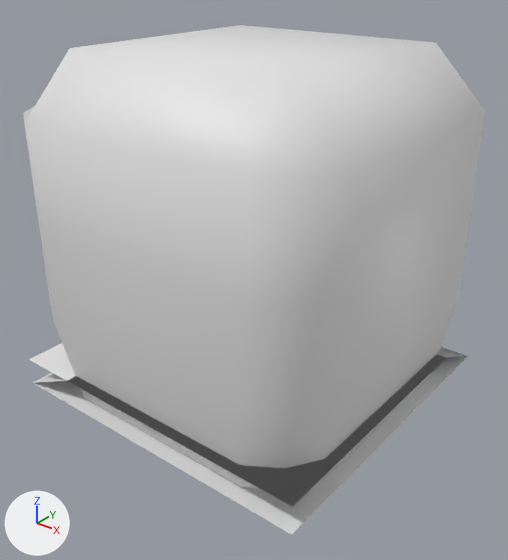
A saved change to the FBX model model/SM_Road.fbx.
Camera for both pictures: a camera (50 mm lens) standing at (1.195, -1.509, 1.251) and looking at (0.037, -0.061, 0.354). Lighting does not change. The marker at lower left points along +X, +Y and +Z.

Objects in the first picture: 'SM_Buisson', 'SM_Road', 'SM_Sidewalk', 'SM_Sidewalk_Corner'.
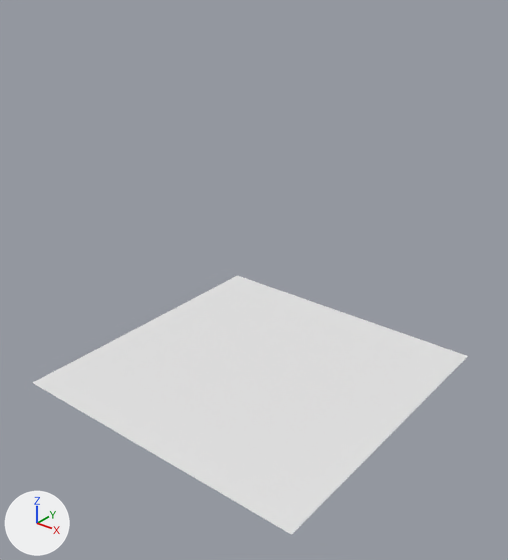
What the commit changed:
Object 'SM_Buisson' (ob_sm_buisson) is deleted.
Object 'SM_Sidewalk_Corner' (ob_sm_sidewalk_corner) is deleted.
Object 'SM_Sidewalk' (ob_sm_sidewalk) is deleted.

Pixel boxes [x1, y1, x2, y2] of what changed, in the pictures (508 x 560 px):
'SM_Buisson', deleted: before [23, 25, 485, 489]
'SM_Sidewalk', deleted: before [29, 343, 465, 507]
'SM_Sidewalk_Corner', deleted: before [33, 348, 466, 506]
'SM_Road', unchanged, uncovered by the edit: before [34, 356, 468, 535]; after [33, 276, 468, 535]
